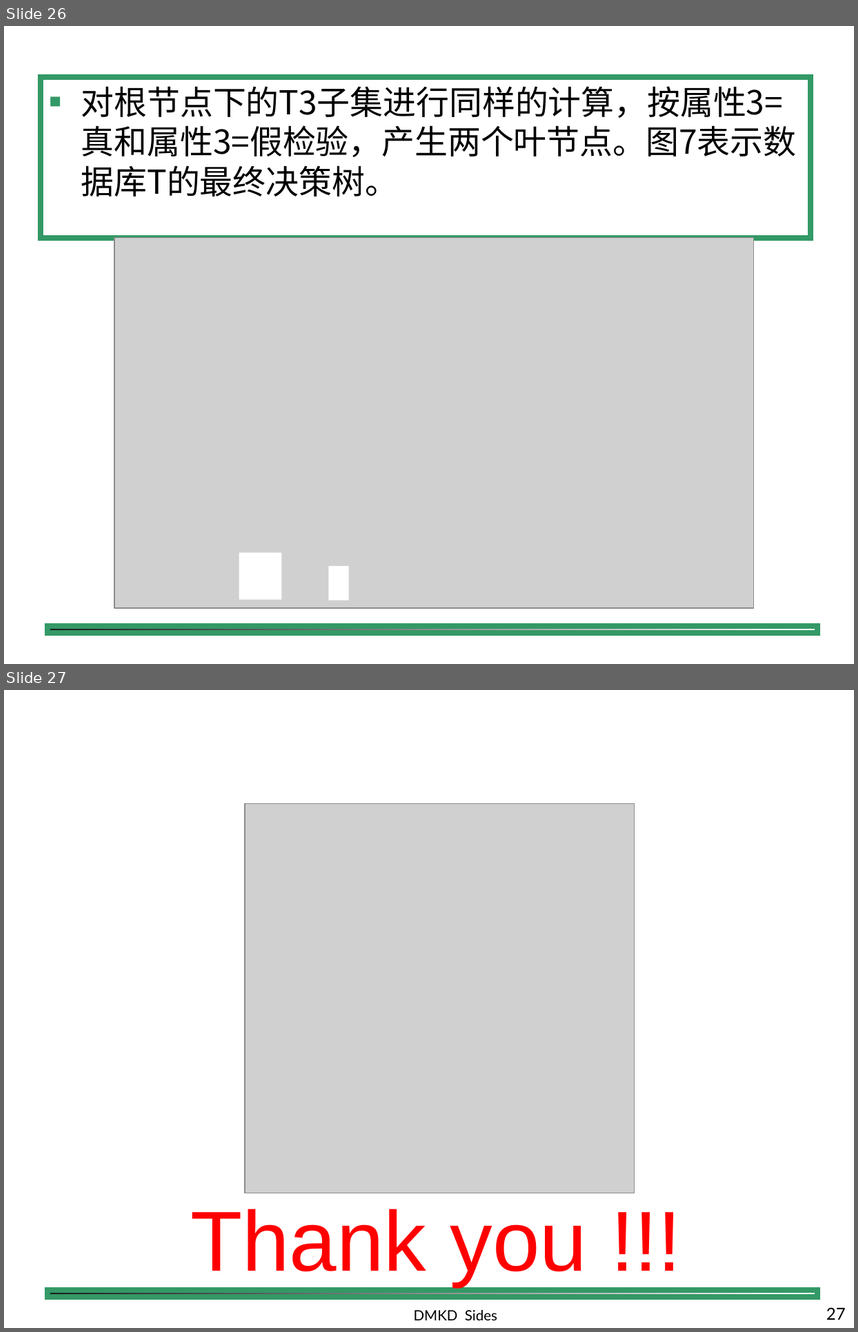
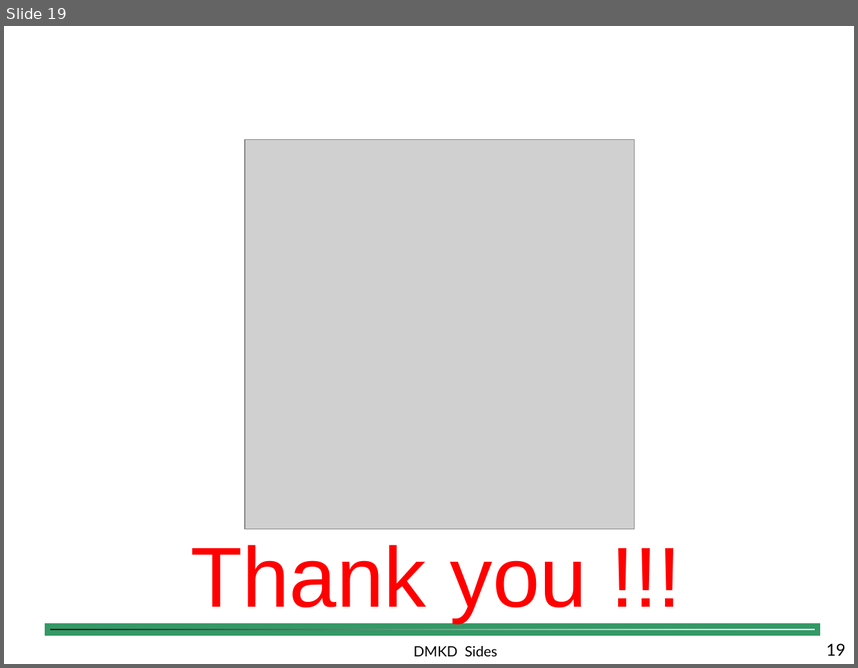
Before and after one commit to shfkuang/shfkuang.github.io, a slide deck: dm/ch4.3.ppt. Shown one above the other, each under a label of ours: slides 26 and 27 before the commit, slide 19 after it. The pictures are 858x1332 and 858x668 pixels, drawn with LibreOffice and Linux fonts; fonts in the diff are those of the drawing; grey boxes stand for pictures; background and template pictures are left out. Boxes give left, top, right and bottom in pixels: in the first picture for what was removed or moved away, otherwise in the second. Text is boxed around its words. In the diff, an @@ line names an element or a change of style, - is before the commit and + after.

```diff
--- a/dm/ch4.3.ppt
+++ b/dm/ch4.3.ppt
@@ slide 26 removed at [4, 26, 854, 664], background #FFFFFF; not listed: 1 template element that a slide beside it also shows @@
@@ text removed at [41, 77, 811, 238] @@
-■ 对根节点下的T3子集进行同样的计算，按属性3=真和属性3=假检验，产生两个叶节点。图7表示数据库T的最终决策树。
@@ picture removed at [114, 238, 754, 608] @@
@@ rectangle removed at [239, 552, 282, 599] @@
@@ rectangle removed at [329, 566, 349, 600] @@
@@ what was slide 27 is now slide 19 @@
@@ page number at [826, 643, 846, 655]: text changed @@
-27
+19
```
Also in this commit, not shown: 7 other slides removed, 1 other file.
